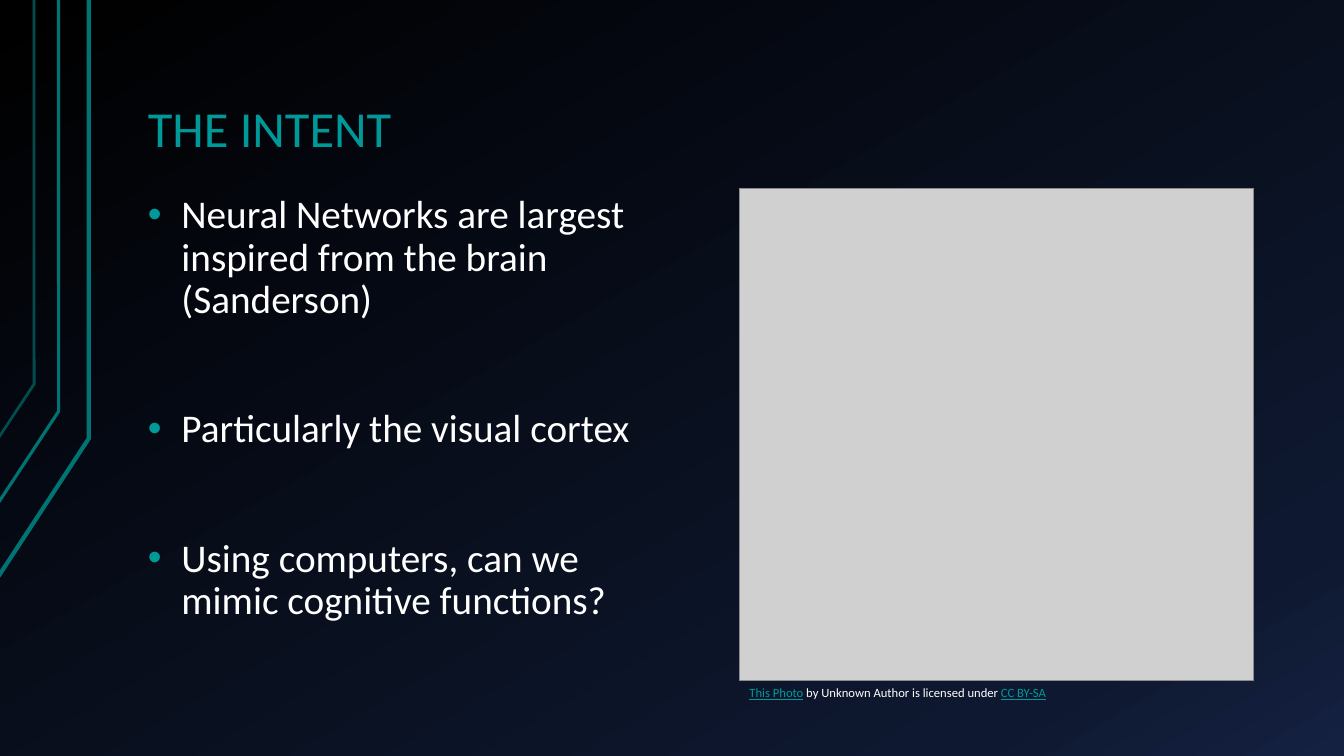
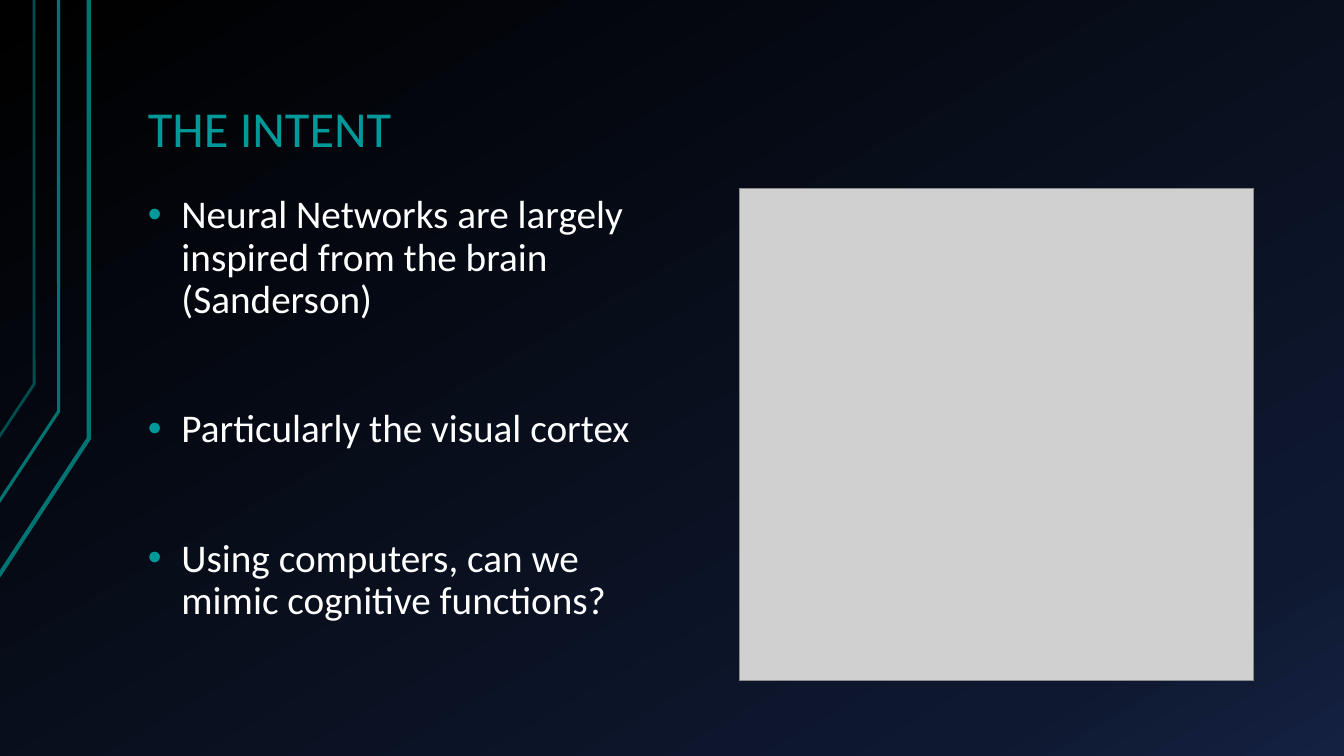
Before and after one commit to landonbuell/Convolutional-Neural-Networks, a slide deck: slide 3 of presentation_20191206/Convolutional Neural Networks.pptx. Drawn at 1344x756 pixels with LibreOffice and Linux fonts; fonts in the diff are those of the drawing; grey boxes stand for pictures. Boxes give left, top, right and bottom in pixels: in the first picture for what was removed or moved away, otherwise in the second. Text is boxed around its words. In the diff, an @@ line names an element or a change of style, - is before the commit and + after.

```diff
--- a/presentation_20191206/Convolutional Neural Networks.pptx
+++ b/presentation_20191206/Convolutional Neural Networks.pptx
@@ text at (181, 200, 623, 319): text changed @@
-• Neural Networks are largest inspired from the brain (Sanderson)
+• Neural Networks are largely inspired from the brain (Sanderson)
@@ text removed at (749, 688, 1046, 700) @@
-This Photo by Unknown Author is licensed under CC BY-SA
```
Also in this commit, not shown: 3 other slides changed, 1 slide added.
